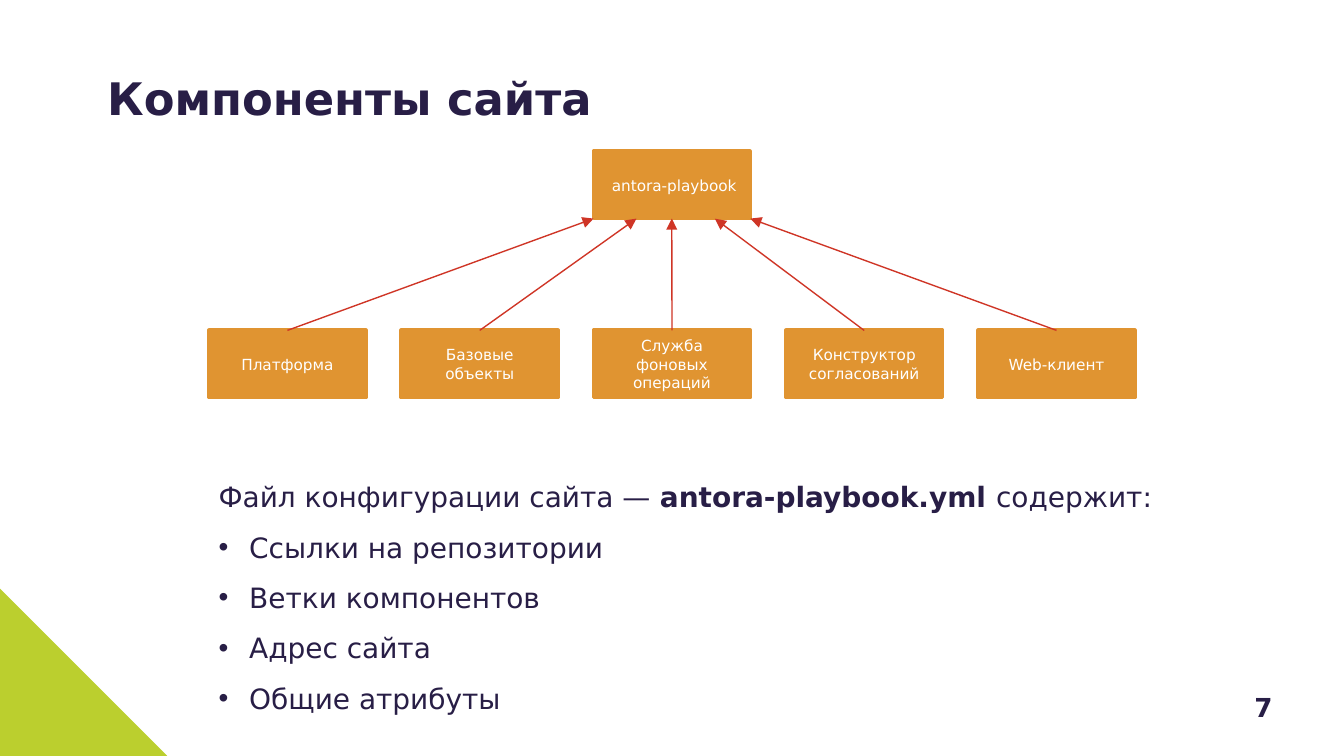
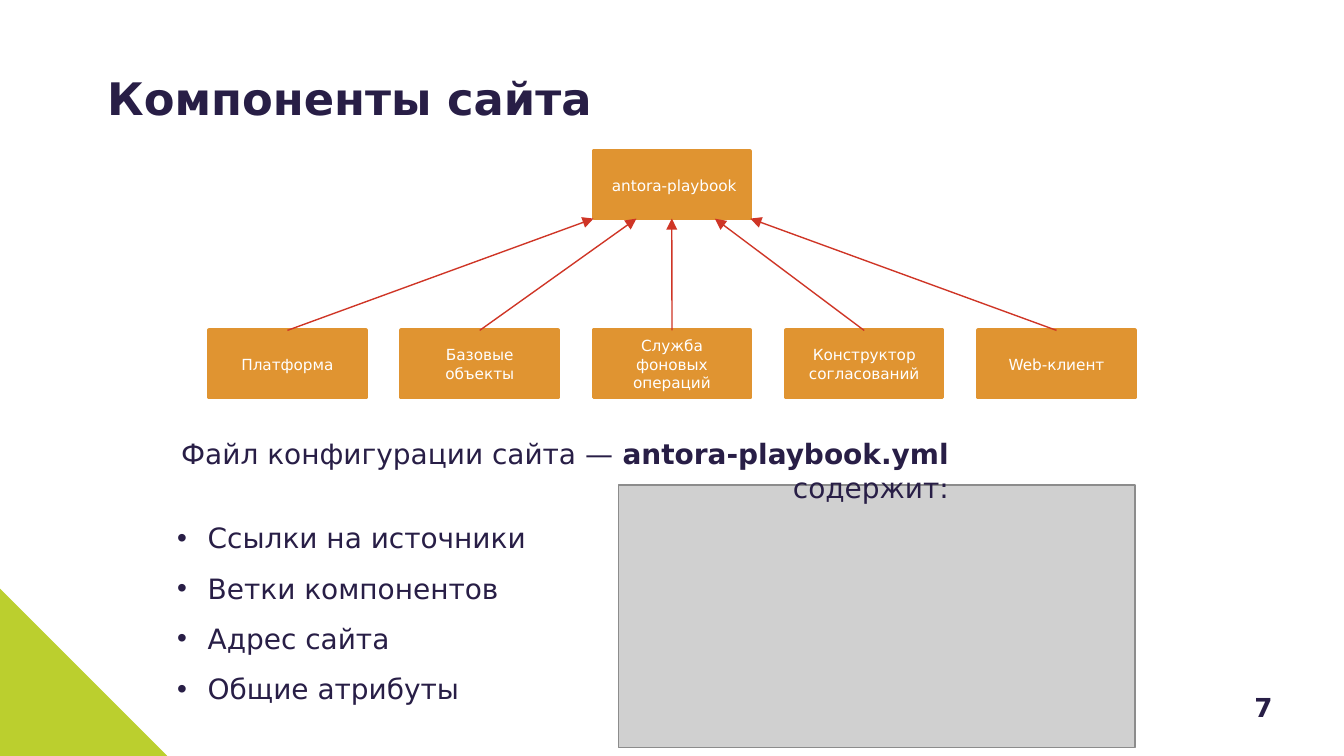
Before and after one commit to Grolribasi/articles, a slide deck: slide 7 of Презентация.pptx. Drawn at 1344x756 pixels with LibreOffice and Linux fonts; fonts in the diff are those of the drawing; grey boxes stand for pictures; background and template pictures are left out. Boxes give left, top, right and bottom in pixels: in the first picture for what was removed or moved away, otherwise in the second. Text is boxed around its words. In the diff, an @@ line names an element or a change of style, - is before the commit and + after.

```diff
--- a/Презентация.pptx
+++ b/Презентация.pptx
@@ text added at box(181, 442, 949, 504), 15 pt, text #281E46 @@
+Файл конфигурации сайта — antora-playbook.yml содержит:
@@ text "Ссылки на источники": place and size @@
-text "Ссылки на источники" at box(219, 485, 1152, 715)
+text "Ссылки на источники" at box(208, 527, 526, 705)
@@ picture added at box(618, 485, 1134, 747) @@
@@ text at box(208, 527, 526, 549): text changed @@
-Файл конфигурации сайта — antora-playbook.yml содержит:
-• Ссылки на репозитории
+• Ссылки на источники
```
Also in this commit, not shown: 1 other slide changed, 2 slides added, 3 slides removed, 1 other file.
